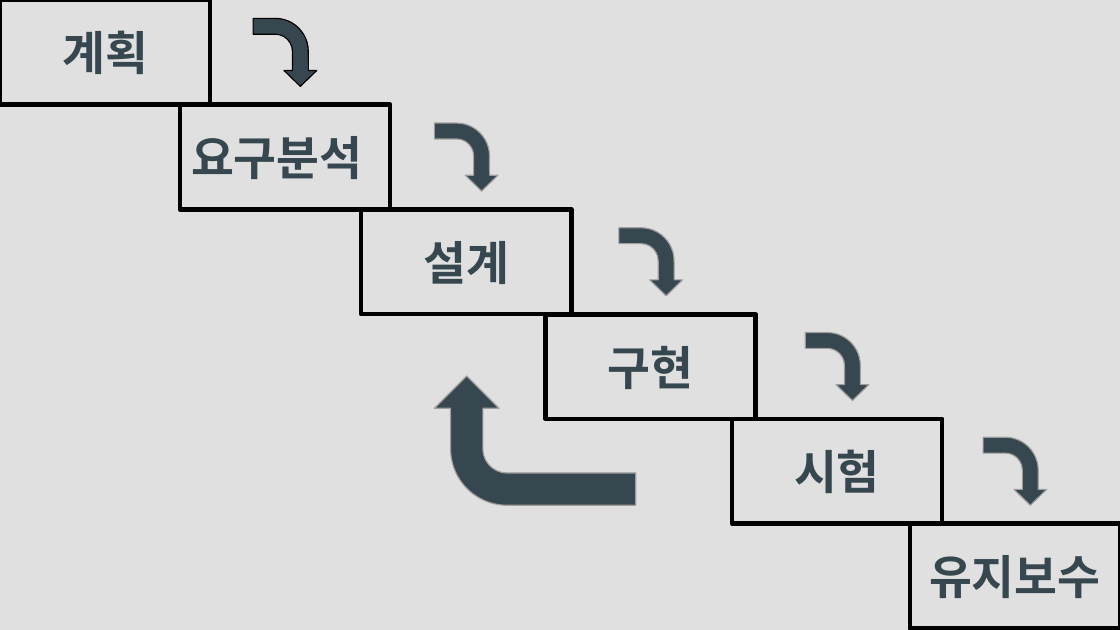
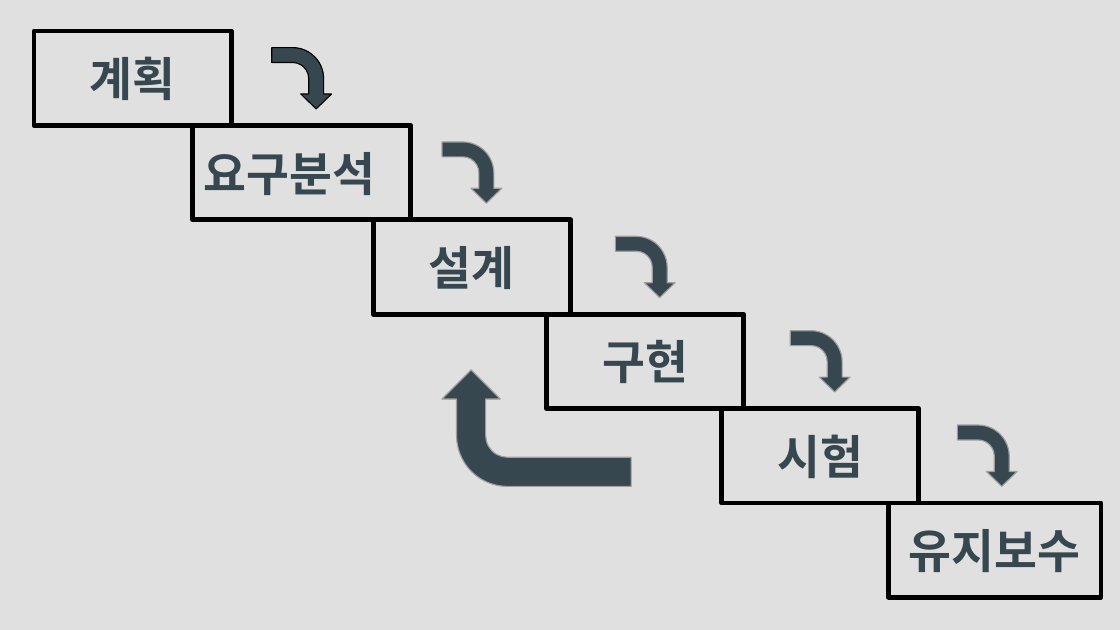
Before and after one commit to jangseokgyu/ossw_cardnews, a slide deck: slide 6 of OSSW-PPT.pptx (slide 5 before the commit). Drawn at 1120x630 pixels with LibreOffice and Linux fonts; fonts in the diff are those of the drawing. Boxes give left, top, right and bottom in pixels: in the first picture for what was removed or moved away, otherwise in the second. Text is boxed around its words. In the diff, an @@ line names an element or a change of style, - is before the commit and + after.

```diff
--- a/OSSW-PPT.pptx
+++ b/OSSW-PPT.pptx
@@ title "계획": place and size @@
-title "계획" at box(0, 0, 211, 105)
+title "계획" at box(34, 31, 231, 125)
@@ bent arrow: place and size @@
-bent arrow at box(253, 18, 317, 86)
+bent arrow at box(272, 47, 332, 109)
@@ title "요구분석": place and size @@
-title "요구분석" at box(180, 105, 391, 211)
+title "요구분석" at box(193, 125, 411, 220)
@@ bent arrow: place and size @@
-bent arrow at box(435, 123, 498, 192)
+bent arrow at box(442, 141, 502, 203)
@@ title "설계": place and size @@
-title "설계" at box(361, 209, 571, 315)
+title "설계" at box(373, 220, 570, 314)
@@ bent arrow: place and size @@
-bent arrow at box(619, 227, 683, 296)
+bent arrow at box(616, 236, 675, 298)
@@ title "구현": place and size @@
-title "구현" at box(545, 315, 756, 420)
+title "구현" at box(547, 315, 744, 409)
@@ bent arrow: place and size @@
-bent arrow at box(805, 333, 869, 401)
+bent arrow at box(791, 330, 850, 392)
@@ bent arrow: place and size @@
-bent arrow at box(434, 377, 636, 506)
+bent arrow at box(442, 370, 631, 487)
@@ title "시험": place and size @@
-title "시험" at box(732, 419, 943, 524)
+title "시험" at box(721, 409, 918, 503)
@@ bent arrow: place and size @@
-bent arrow at box(983, 437, 1047, 505)
+bent arrow at box(958, 424, 1017, 486)
@@ title "유지보수": place and size @@
-title "유지보수" at box(909, 524, 1120, 629)
+title "유지보수" at box(888, 503, 1101, 597)
```
Also in this commit, not shown: 1 other slide changed, 1 slide added, 1 other file.
